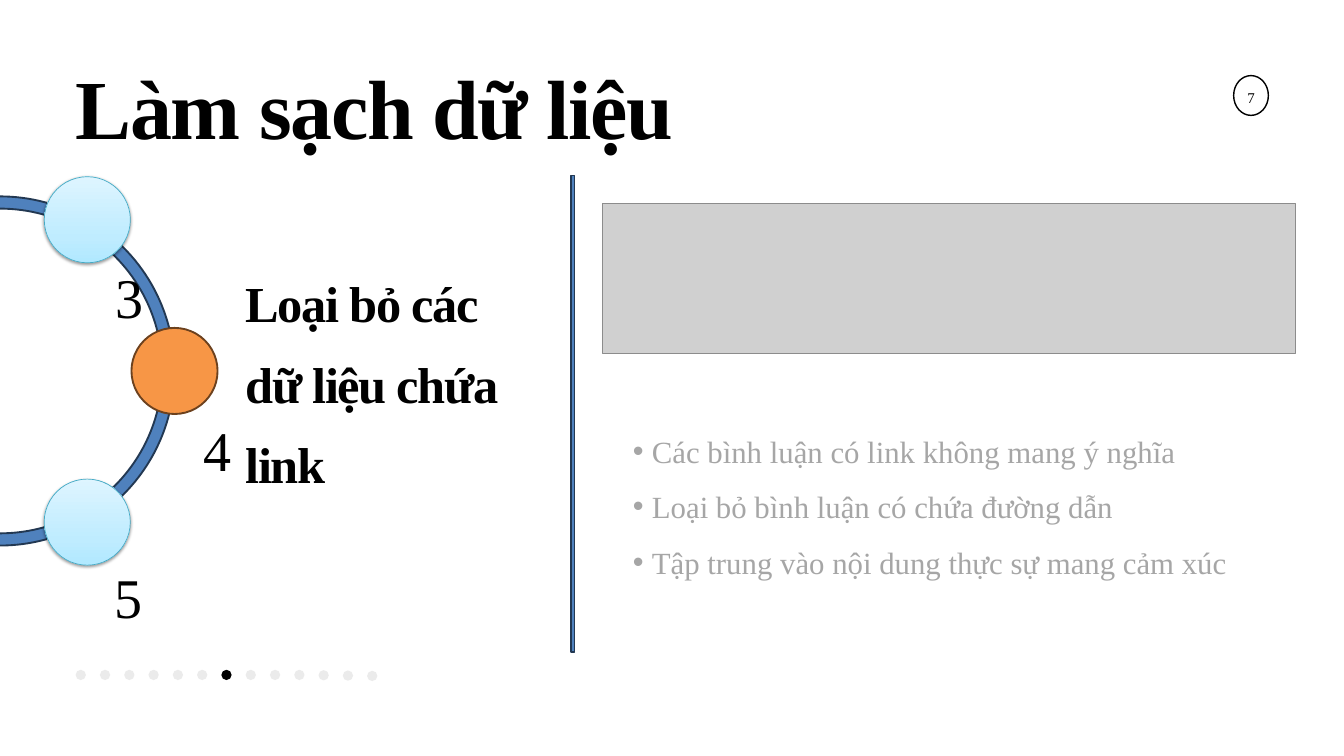
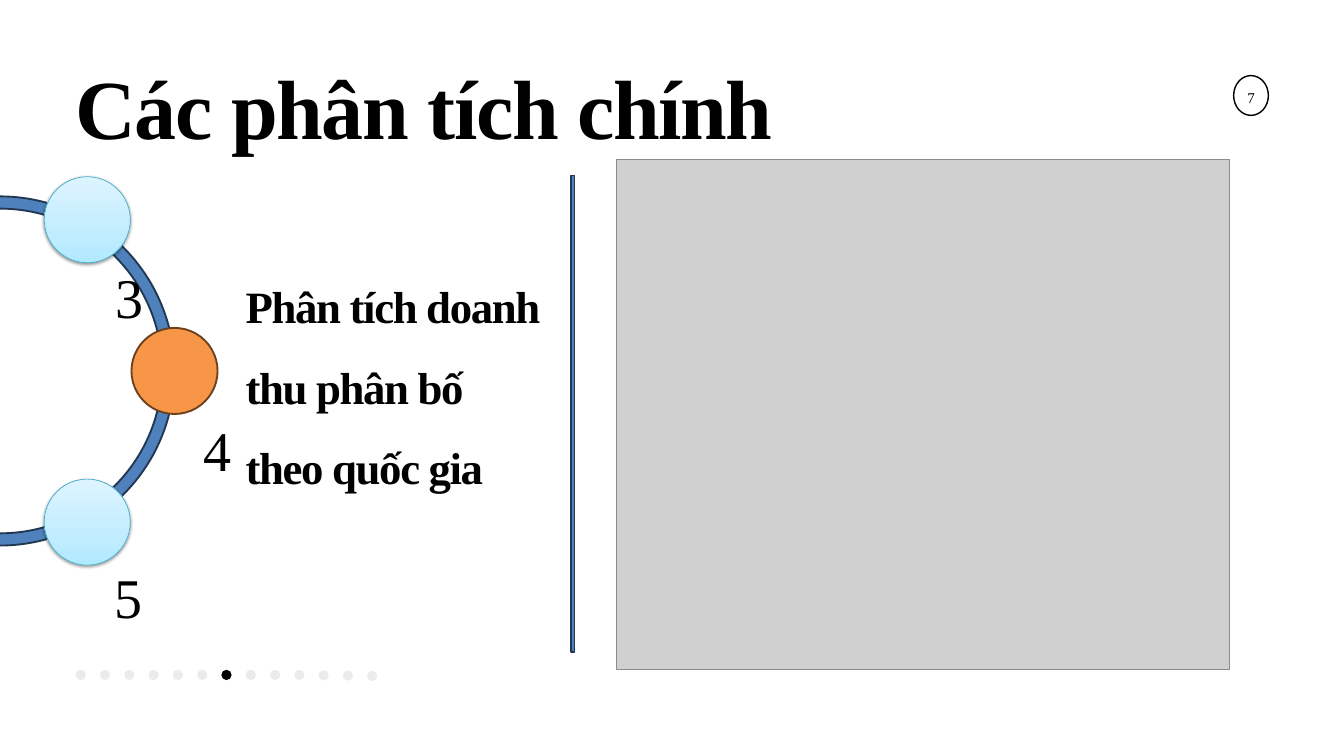
Before and after one commit to provincevu/BigDataFinal, a slide deck: slide 14 of BigDataPresentation.pptx (slide 11 before the commit). Drawn at 1344x756 pixels with LibreOffice and Linux fonts; fonts in the diff are those of the drawing; grey boxes stand for pictures. Boxes give left, top, right and bottom in pixels: in the first picture for what was removed or moved away, otherwise in the second. Text is boxed around its words. In the diff, an @@ line names an element or a change of style, - is before the commit and + after.

```diff
--- a/BigDataPresentation.pptx
+++ b/BigDataPresentation.pptx
@@ text at bbox=[76, 79, 772, 155]: text changed @@
-Làm sạch dữ liệu
+Các phân tích chính
@@ picture added at bbox=[616, 159, 1229, 670] @@
@@ picture removed at bbox=[602, 204, 1295, 353] @@
@@ text at bbox=[246, 291, 540, 494]: text changed; size 54 to 48 pt @@
-Loại bỏ các dữ liệu chứa link
+Phân tích doanh thu phân bố theo quốc gia
@@ text removed at bbox=[652, 442, 1226, 580] @@
-  • Các bình luận có link không mang ý nghĩa
-  • Loại bỏ bình luận có chứa đường dẫn
-  • Tập trung vào nội dung thực sự mang cảm xúc
```
Also in this commit, not shown: 7 other slides changed, 5 slides added, 5 slides removed, 11 other files.
